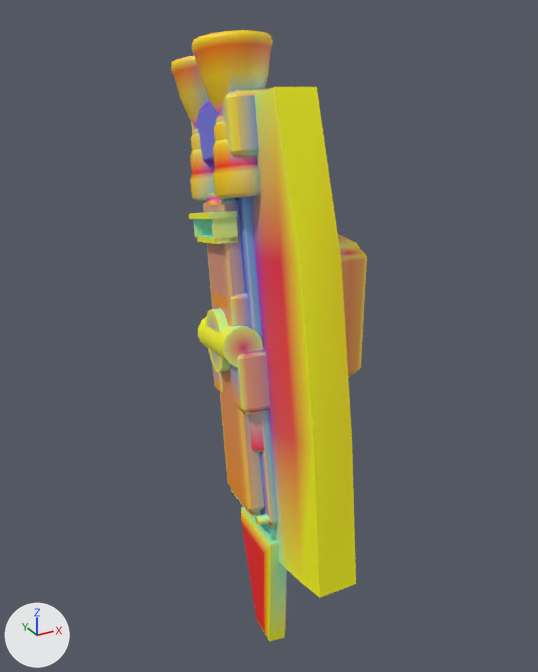
Before and after pictures for a commit that changed the glTF model models/parts/llm_gen_aux_shield_065_63f3e8.glb.
Both versions are drawn from a 50 mm camera at (-41.3, -58.2, 26.5) aimed at (-9.5, -0.3, -2.5). Every picture has the same lights, and +X, +Y and +Z are marked at lower left. The picture after the commit comes second. Vertices at exactly the same position are counted once.

Before the edit, the objects in view are built like this:
```python
ob_adapter_sub_shield_sensor_slit_2_dark = bpy.data.objects.new('adapter_sub_shield_sensor_slit_2_dark', me_adapter_sub_shield_sensor_slit_2_dark)
ob_adapter_sub_shield_sensor_slit_2_dark.location = (0.0, 0.0, 0.0)
ob_side_cowl_bracket_3_adapter_dark = bpy.data.objects.new('side_cowl_bracket_3_adapter_dark', me_side_cowl_bracket_3_adapter_dark)
ob_side_cowl_bracket_3_adapter_dark.location = (0.0, 0.0, 0.0)
ob_side_vernier_aft_5_vernier_bell_gimbal_collar_dark = bpy.data.objects.new('side_vernier_aft_5_vernier_bell_gimbal_collar_dark', me_side_vernier_aft_5_vernier_bell_gimbal_collar_dark)
ob_side_vernier_aft_5_vernier_bell_gimbal_collar_dark.location = (0.0, 0.0, 0.0)
ob_side_vernier_aft_5_vernier_bell_gimbal_ring_gold = bpy.data.objects.new('side_vernier_aft_5_vernier_bell_gimbal_ring_gold', me_side_vernier_aft_5_vernier_bell_gimbal_ring_gold)
ob_side_vernier_aft_5_vernier_bell_gimbal_ring_gold.location = (0.0, 0.0, 0.0)
ob_side_vernier_aft_5_vernier_bell_vernier = bpy.data.objects.new('side_vernier_aft_5_vernier_bell_vernier', me_side_vernier_aft_5_vernier_bell_vernier)
ob_side_vernier_aft_5_vernier_bell_vernier.location = (0.0, 0.0, 0.0)
ob_side_vernier_fwd_4_vernier_bell_gimbal_collar_dark = bpy.data.objects.new('side_vernier_fwd_4_vernier_bell_gimbal_collar_dark', me_side_vernier_fwd_4_vernier_bell_gimbal_collar_dark)
ob_side_vernier_fwd_4_vernier_bell_gimbal_collar_dark.location = (0.0, 0.0, 0.0)
ob_side_vernier_fwd_4_vernier_bell_gimbal_ring_gold = bpy.data.objects.new('side_vernier_fwd_4_vernier_bell_gimbal_ring_gold', me_side_vernier_fwd_4_vernier_bell_gimbal_ring_gold)
ob_side_vernier_fwd_4_vernier_bell_gimbal_ring_gold.location = (0.0, 0.0, 0.0)
ob_side_vernier_fwd_4_vernier_bell_vernier = bpy.data.objects.new('side_vernier_fwd_4_vernier_bell_vernier', me_side_vernier_fwd_4_vernier_bell_vernier)
ob_side_vernier_fwd_4_vernier_bell_vernier.location = (0.0, 0.0, 0.0)
ob_wing_shield_body_0_wing_white = bpy.data.objects.new('wing_shield_body_0_wing_white', me_wing_shield_body_0_wing_white)
ob_wing_shield_body_0_wing_white.location = (0.0, 0.0, 0.0)
# also in view: 'adapter_forearm_clamp_dark' at (-5.2, 0.0, 0.0); 'center_keel_red_1_gold' at (-12.9, -0.8, -3.5); 'nose_keel_blade_6_gold' at (-12.8, -4.8, -25.7); 'adapter_graft_shield_clamp_dark_12_adapter_dark' at (-12.3, -0.3, -2.0); 'adapter_shield_rail_f_dark_8_adapter_dark' at (-13.1, -4.5, -4.2)
```
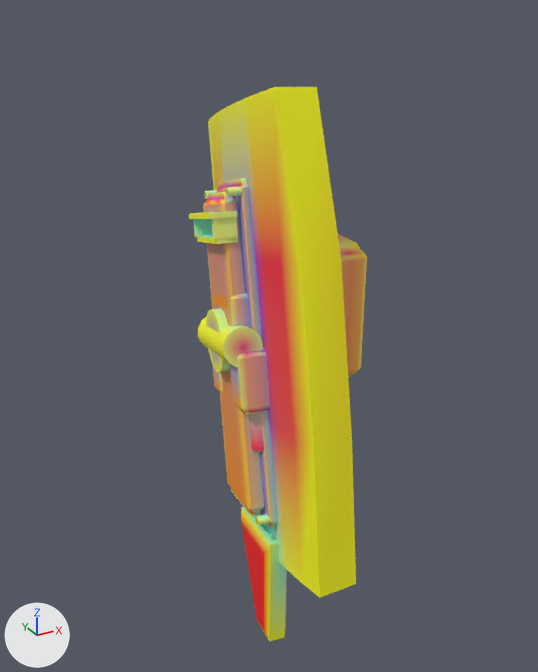
Edits to the bpy script that builds the scene:
```text
Change me_wing_shield_body_0_wing_white:
    where me_wing_shield_body_0_wing_white.from_pydata(...)  # 72 vertices, 140 faces; spans x -13.8..-4.7, y -17.0..14.8, z -25.3..21.0
    used by ob_wing_shield_body_0_wing_white; location = (0.0, 0.0, 0.0)
    me_wing_shield_body_0_wing_white part 1: 14 faces centred in x -12.1..-7.8, y -2.8..10.9, z 8.0..20.1 are repainted in the vertex colours; the middle colour goes from green #dbff8d to yellow #ffff00
    me_wing_shield_body_0_wing_white part 2: 11 faces centred in x -12.7..-6.3, y -8.2..13.5, z 2.3..20.7 are repainted in the vertex colours; the middle colour goes from yellow #f2ff5c to yellow #ffff00
    me_wing_shield_body_0_wing_white part 3: 10 faces centred in x -12.8..-10.3, y -6.1..8.2, z -3.1..14.9 are repainted in the vertex colours; the middle colour goes from cyan #76ffed to yellow #ffff00
Change me_center_keel_red_1_gold:
    where me_center_keel_red_1_gold.from_pydata(...)  # 284 vertices, 544 faces; spans x -15.5..-10.3, y -9.0..7.4, z -20.0..13.0
    used by ob_center_keel_red_1_gold; location = (0.0, 0.0, 0.0)
    me_center_keel_red_1_gold part 4: 251 faces centred in x -15.0..-10.4, y -6.4..7.3, z -9.5..12.9 are repainted in the vertex colours, in many colours
Remove ob_side_cowl_bracket_3_adapter_dark:
    ob_side_cowl_bracket_3_adapter_dark = bpy.data.objects.new('side_cowl_bracket_3_adapter_dark', me_side_cowl_bracket_3_adapter_dark)
    ob_side_cowl_bracket_3_adapter_dark.location = (0.0, 0.0, 0.0)
Remove ob_side_vernier_fwd_4_vernier_bell_vernier:
    ob_side_vernier_fwd_4_vernier_bell_vernier = bpy.data.objects.new('side_vernier_fwd_4_vernier_bell_vernier', me_side_vernier_fwd_4_vernier_bell_vernier)
    ob_side_vernier_fwd_4_vernier_bell_vernier.location = (0.0, 0.0, 0.0)
Remove ob_side_vernier_fwd_4_vernier_bell_gimbal_collar_dark:
    ob_side_vernier_fwd_4_vernier_bell_gimbal_collar_dark = bpy.data.objects.new('side_vernier_fwd_4_vernier_bell_gimbal_collar_dark', me_side_vernier_fwd_4_vernier_bell_gimbal_collar_dark)
    ob_side_vernier_fwd_4_vernier_bell_gimbal_collar_dark.location = (0.0, 0.0, 0.0)
Remove ob_side_vernier_fwd_4_vernier_bell_gimbal_ring_gold:
    ob_side_vernier_fwd_4_vernier_bell_gimbal_ring_gold = bpy.data.objects.new('side_vernier_fwd_4_vernier_bell_gimbal_ring_gold', me_side_vernier_fwd_4_vernier_bell_gimbal_ring_gold)
    ob_side_vernier_fwd_4_vernier_bell_gimbal_ring_gold.location = (0.0, 0.0, 0.0)
Remove ob_side_vernier_aft_5_vernier_bell_vernier:
    ob_side_vernier_aft_5_vernier_bell_vernier = bpy.data.objects.new('side_vernier_aft_5_vernier_bell_vernier', me_side_vernier_aft_5_vernier_bell_vernier)
    ob_side_vernier_aft_5_vernier_bell_vernier.location = (0.0, 0.0, 0.0)
Remove ob_side_vernier_aft_5_vernier_bell_gimbal_collar_dark:
    ob_side_vernier_aft_5_vernier_bell_gimbal_collar_dark = bpy.data.objects.new('side_vernier_aft_5_vernier_bell_gimbal_collar_dark', me_side_vernier_aft_5_vernier_bell_gimbal_collar_dark)
    ob_side_vernier_aft_5_vernier_bell_gimbal_collar_dark.location = (0.0, 0.0, 0.0)
Remove ob_side_vernier_aft_5_vernier_bell_gimbal_ring_gold:
    ob_side_vernier_aft_5_vernier_bell_gimbal_ring_gold = bpy.data.objects.new('side_vernier_aft_5_vernier_bell_gimbal_ring_gold', me_side_vernier_aft_5_vernier_bell_gimbal_ring_gold)
    ob_side_vernier_aft_5_vernier_bell_gimbal_ring_gold.location = (0.0, 0.0, 0.0)
```

What differs and where, as boxes [x1, y1, x2, y2] in the pictures (538 x 672 px):
'side_vernier_fwd_4_vernier_bell_vernier', deleted: before [192, 30, 273, 123]
'side_cowl_bracket_3_adapter_dark', deleted: before [191, 88, 269, 167]
'side_vernier_fwd_4_vernier_bell_gimbal_collar_dark', deleted (yellow): before [213, 139, 261, 199]
'side_vernier_aft_5_vernier_bell_vernier', deleted (yellow): before [171, 56, 210, 134]
'side_vernier_aft_5_vernier_bell_gimbal_collar_dark', deleted: before [190, 149, 215, 201]
'side_vernier_fwd_4_vernier_bell_gimbal_ring_gold', deleted (mostly hidden): before [214, 121, 227, 141]
'side_vernier_aft_5_vernier_bell_gimbal_ring_gold', deleted (mostly hidden): before [191, 133, 201, 151]
part 1 of me_wing_shield_body_0_wing_white, recoloured: before [254, 93, 264, 260]; after [210, 93, 264, 260]
part 2 of me_wing_shield_body_0_wing_white, recoloured: before [259, 87, 286, 314]; after [208, 87, 286, 314]
part 3 of me_wing_shield_body_0_wing_white, recoloured: before [250, 196, 272, 427]; after [214, 98, 272, 427]
part 4 of me_center_keel_red_1_gold, recoloured: before [203, 193, 274, 488]; after [203, 178, 274, 488]
